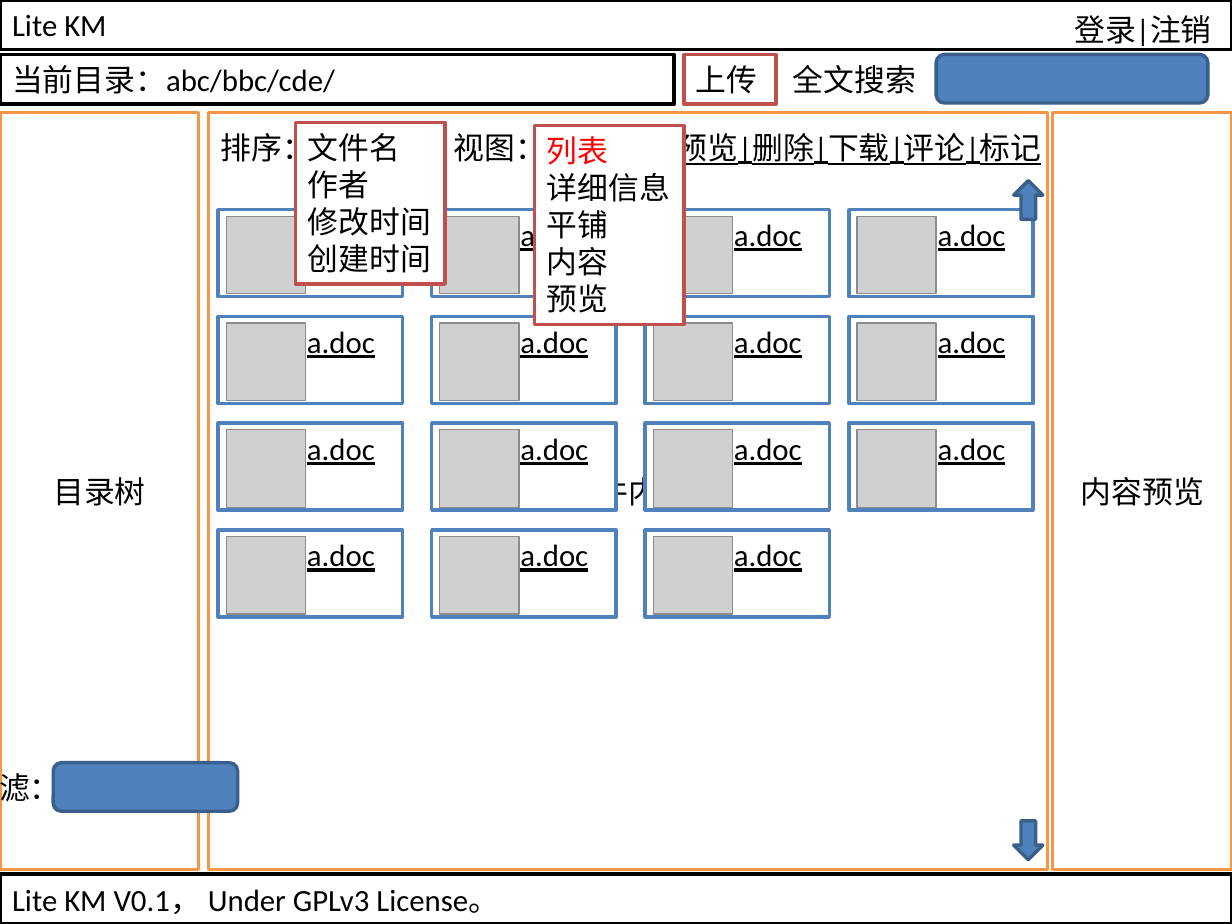
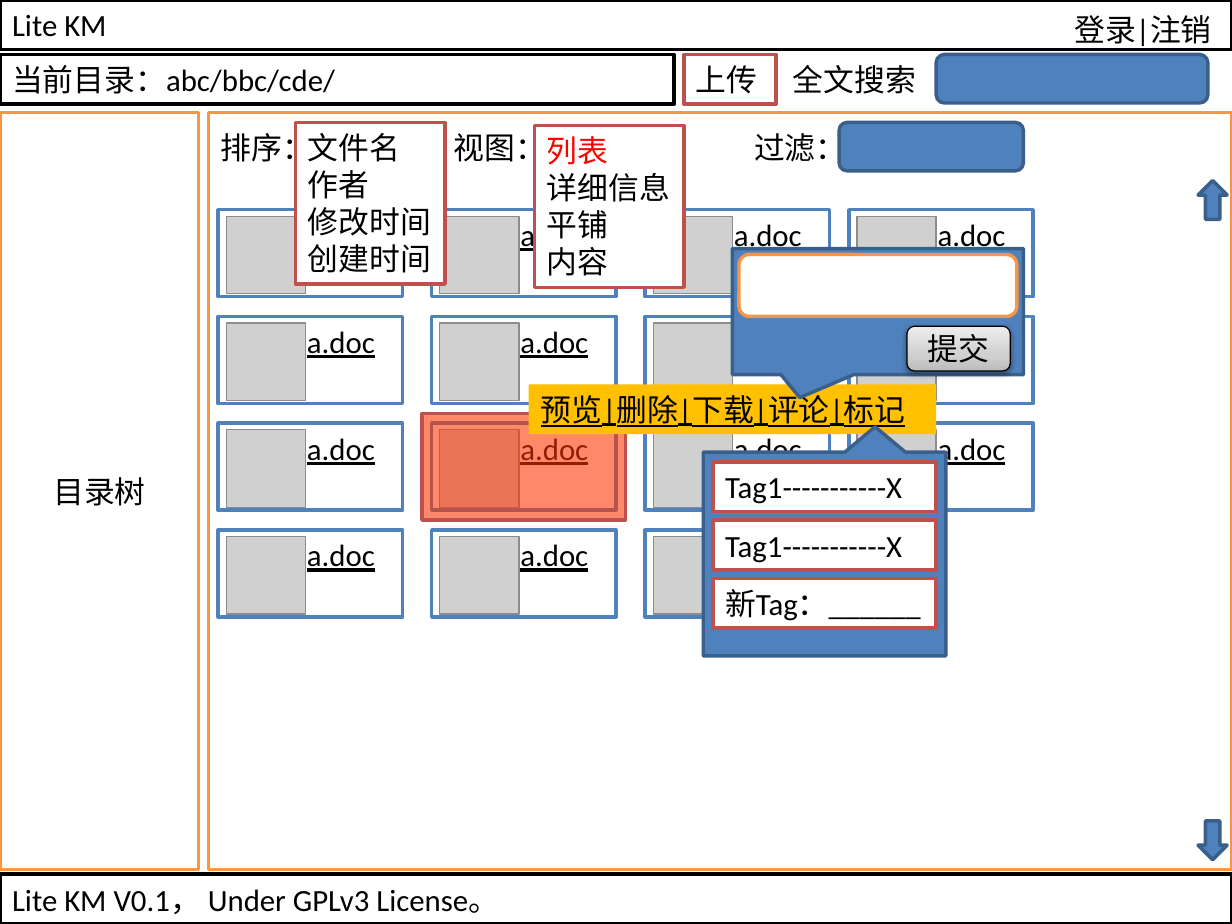
Before and after one commit to jiangjianbo/LiteKM, a slide deck: slide 1 of doc/UI Design.pptx. Drawn at 1232x924 pixels with LibreOffice and Linux fonts; fonts in the diff are those of the drawing; grey boxes stand for pictures. Boxes give left, top, right and bottom in pixels: in the first picture for what was removed or moved away, otherwise in the second. Text is boxed around its words. In the diff, an @@ line names an element or a change of style, - is before the commit and + after.

```diff
--- a/doc/UI Design.pptx
+++ b/doc/UI Design.pptx
@@ rectangle "文件内容": place and size @@
-rectangle "文件内容" at <box>208,113,1047,870</box>
+rectangle "文件内容" at <box>208,113,1232,870</box>
@@ rectangle removed at <box>1052,113,1232,870</box> @@
-内容预览
@@ rectangle "列表": place and size @@
-rectangle "列表" at <box>535,126,684,325</box>
+rectangle "列表" at <box>535,126,684,287</box>
@@ text "过滤：" rewrapped from <box>0,768,61,808</box> to <box>754,128,846,168</box> @@
@@ rounded rectangle: place and size @@
-rounded rectangle at <box>53,763,238,811</box>
+rounded rectangle at <box>839,122,1024,170</box>
@@ down arrow: place and size @@
-down arrow at <box>1014,181,1044,219</box>
+down arrow at <box>1198,181,1227,219</box>
@@ speech box added at <box>732,249,1023,375</box>, fill #4F81BD, outline #3A5F8C 2 pt @@
@@ rounded rectangle added at <box>739,255,1018,317</box>, fill #FFFFFF, outline #F79646 2 pt @@
@@ text in rectangle at <box>547,284,609,313</box>: paragraph removed @@
-预览
@@ rounded rectangle added at <box>907,326,1010,371</box>, fill gradient #BDBDBD to #D1D1D1 to #EEEEEE, outline #000000 0.75 pt, 18 pt, text #000000 @@
+提交
@@ text in rectangle at <box>734,331,802,358</box>: text removed @@
-a.doc
@@ rectangle "预览|删除|下载|评论|标记": place and size @@
-rectangle "预览|删除|下载|评论|标记" at <box>677,128,1042,168</box>
+rectangle "预览|删除|下载|评论|标记" at <box>529,384,936,434</box>
@@ rectangle "预览|删除|下载|评论|标记" at <box>529,384,936,434</box>: fill none to #FFC000 @@
@@ rectangle added at <box>423,414,626,521</box>, fill #FF3300 at 58% opacity, outline #C0504D 2 pt @@
@@ group added at <box>703,452,946,655</box>: 3 rectangles, 1 speech box @@
+Tag1-----------X
+Tag1-----------X
+新Tag：______
@@ down arrow: place and size @@
-down arrow at <box>1014,821,1044,859</box>
+down arrow at <box>1198,821,1227,859</box>
```
Also in this commit, not shown: 3 other slides changed, 1 slide added.
